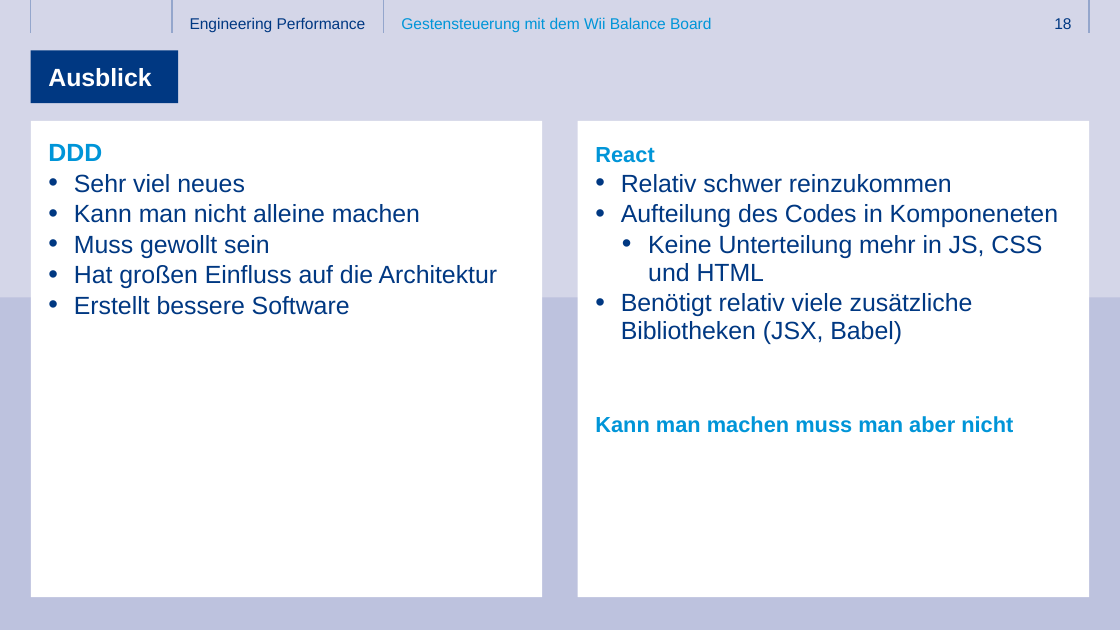
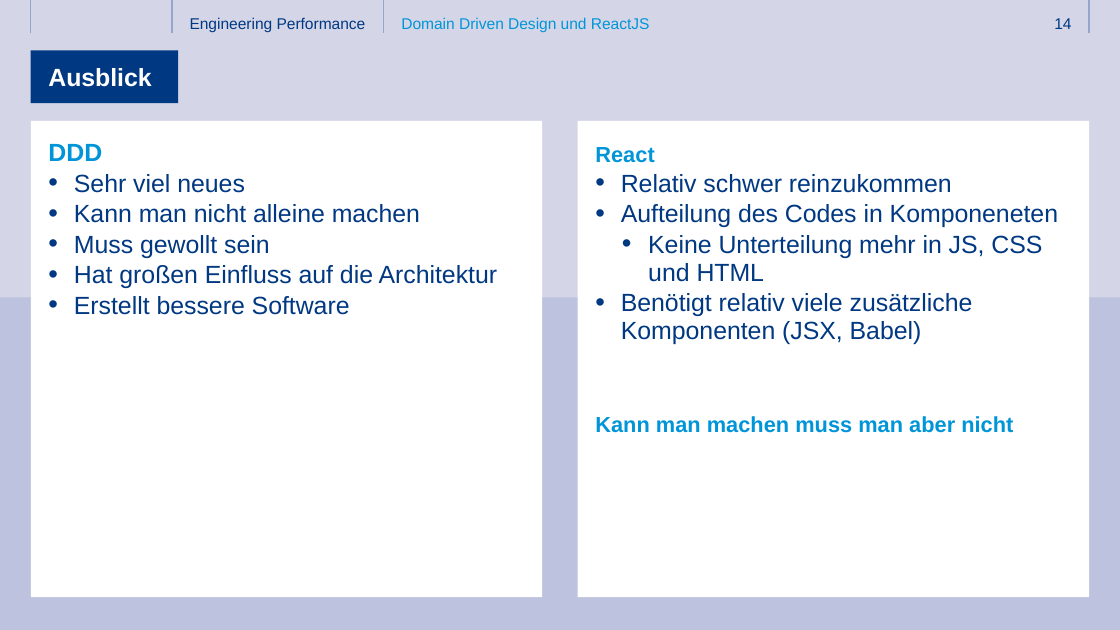
Before and after one commit to ThomasHein/3T2017, a slide deck: slide 14 of Folien/3T_2017_React und DDD.pptx (slide 18 before the commit). Drawn at 1120x630 pixels with LibreOffice and Linux fonts; fonts in the diff are those of the drawing; background and template pictures are left out. Boxes give left, top, right and bottom in pixels: in the first picture for what was removed or moved away, otherwise in the second. Text is boxed around its words. In the diff, an @@ line names an element or a change of style, - is before the commit and + after.

```diff
--- a/Folien/3T_2017_React und DDD.pptx
+++ b/Folien/3T_2017_React und DDD.pptx
@@ text at (x1=401, y1=17, x2=650, y2=32): text changed @@
-Gestensteuerung mit dem Wii Balance Board
+Domain Driven Design und ReactJS
@@ page number at (x1=1054, y1=18, x2=1071, y2=29): text changed @@
-18
+14
@@ text at (x1=621, y1=293, x2=973, y2=344): text changed @@
-    • Benötigt relativ viele zusätzliche Bibliotheken (JSX, Babel)
+    • Benötigt relativ viele zusätzliche Komponenten (JSX, Babel)
```
Also in this commit, not shown: 13 other slides changed, 4 slides removed.
